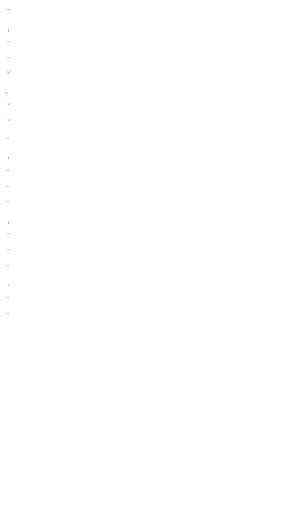
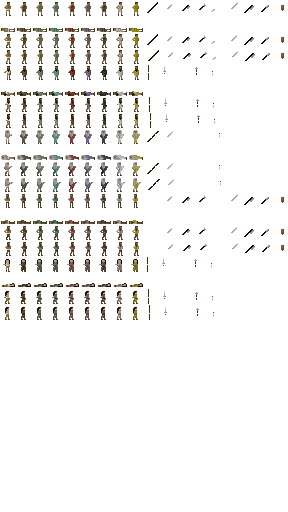
Layered file, before and after one edit (288 x 512). Changes by layer:
showed "Background", painted on it over (1, 2, 284, 320)
